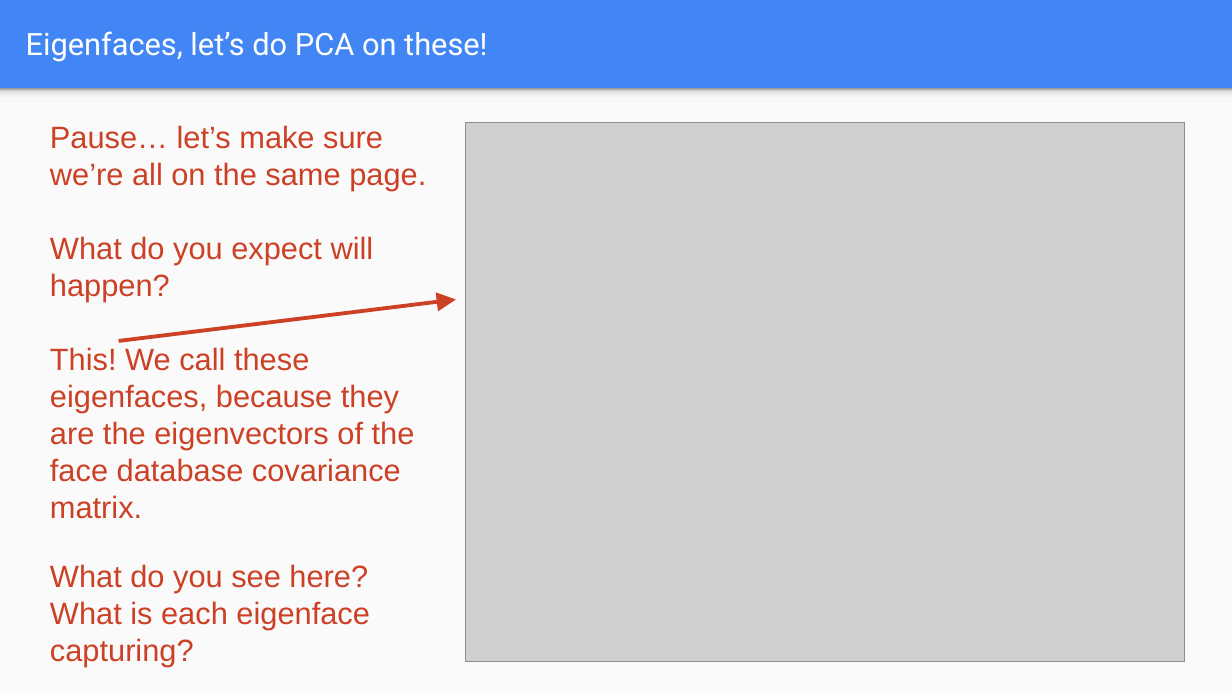
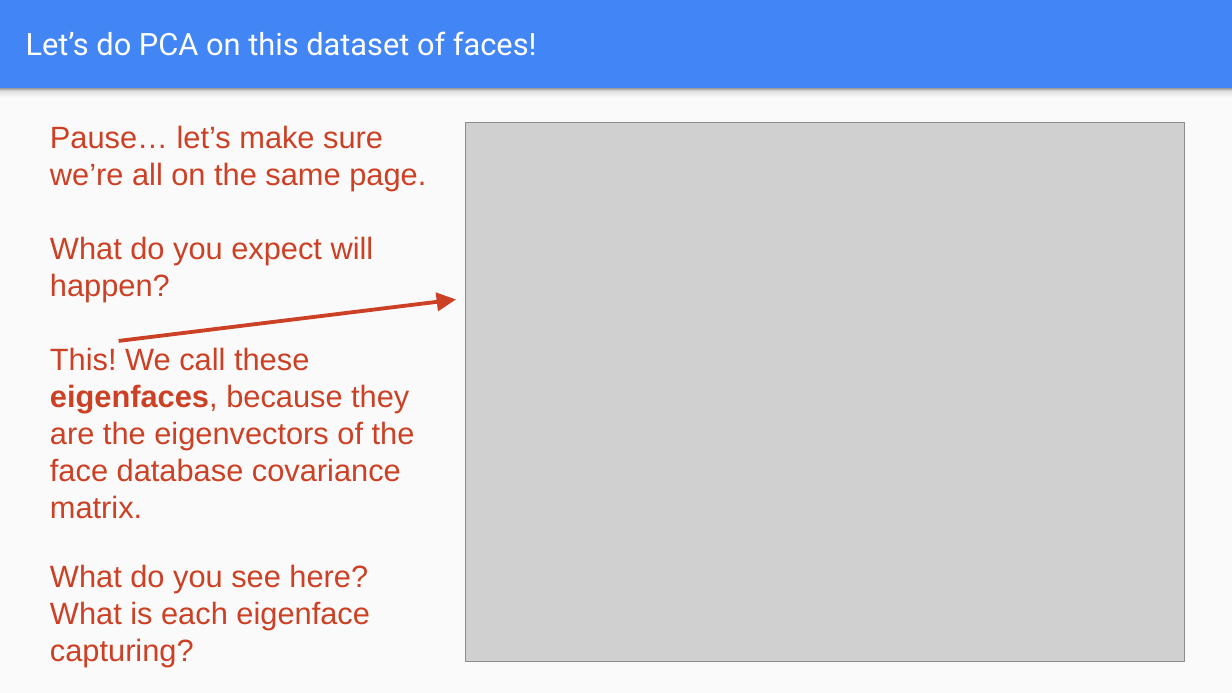
Before and after one commit to wmarshall484/DSI_LECTURES_2, a slide deck: slide 13 of dimensionality-reduction/ryan_henning/Dimensionality Reduction.pptx. Drawn at 1232x693 pixels with LibreOffice and Linux fonts; fonts in the diff are those of the drawing; grey boxes stand for pictures. Boxes give left, top, right and bottom in pixels: in the first picture for what was removed or moved away, otherwise in the second. Text is boxed around its words. In the diff, an @@ line names an element or a change of style, - is before the commit and + after.

```diff
--- a/dimensionality-reduction/ryan_henning/Dimensionality Reduction.pptx
+++ b/dimensionality-reduction/ryan_henning/Dimensionality Reduction.pptx
@@ title at <box>26,31,537,56</box>: text changed @@
-Eigenfaces, let’s do PCA on these!
+Let’s do PCA on this dataset of faces!
@@ text at <box>50,347,415,519</box>: bold on in "eigenfaces," @@
```
Also in this commit, not shown: 5 other slides changed, 1 slide added, 1 other file.
